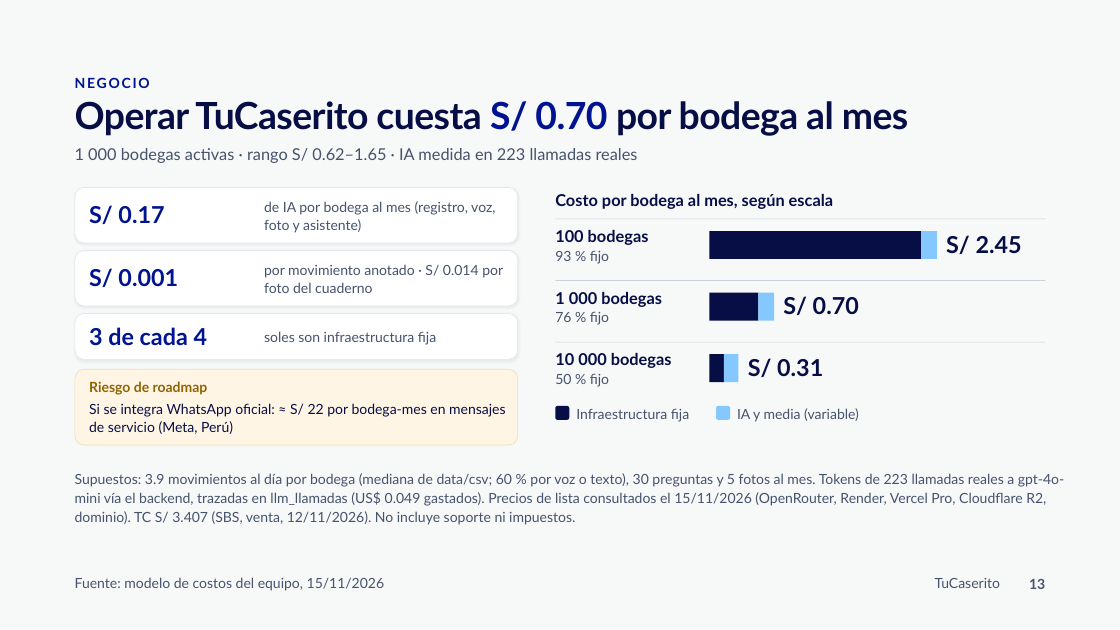
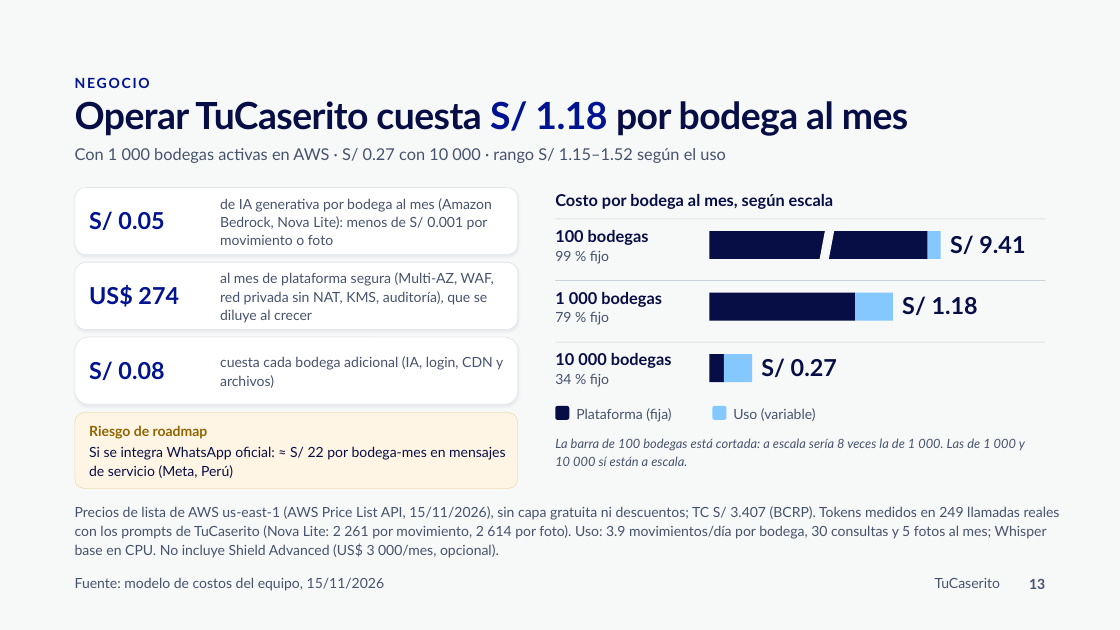
Before and after one commit to 24pedro24daniel-prog/Hackathon_BBVA_Equipo_7, a slide deck: slide 13 of media/ppt/TuCaserito Pitch BBVA.pptx. Drawn at 1120x630 pixels with LibreOffice and Linux fonts; fonts in the diff are those of the drawing. Boxes give left, top, right and bottom in pixels: in the first picture for what was removed or moved away, otherwise in the second. Text is boxed around its words. In the diff, an @@ line names an element or a change of style, - is before the commit and + after.

```diff
--- a/media/ppt/TuCaserito Pitch BBVA.pptx
+++ b/media/ppt/TuCaserito Pitch BBVA.pptx
@@ title at [75,101,908,136]: text changed @@
-Operar TuCaserito cuesta S/ 0.70 por bodega al mes
+Operar TuCaserito cuesta S/ 1.18 por bodega al mes
@@ text at [75,148,725,163]: text changed @@
-1 000 bodegas activas · rango S/ 0.62–1.65 · IA medida en 223 llamadas reales
+Con 1 000 bodegas activas en AWS · S/ 0.27 con 10 000 · rango S/ 1.15–1.52 según el uso
@@ rounded rectangle: place and size @@
-rounded rectangle at [75,187,518,243]
+rounded rectangle at [75,187,518,255]
@@ text at [220,198,492,245]: text changed @@
-de IA por bodega al mes (registro, voz, foto y asistente)
+de IA generativa por bodega al mes (Amazon Bedrock, Nova Lite): menos de S/ 0.001 por movimiento o foto
@@ text at [89,211,164,230]: text changed @@
-S/ 0.17
+S/ 0.05
@@ rectangle: place and size @@
-rectangle at [709,231,921,259]
+rectangle at [709,231,928,259]
@@ parallelogram added at [818,225,835,265], fill #F7F8F8 @@
@@ rectangle: place and size @@
-rectangle at [922,231,938,259]
+rectangle at [928,231,941,259]
@@ text at [950,235,1025,254]: text changed @@
-S/ 2.45
+S/ 9.41
@@ rounded rectangle: place and size @@
-rounded rectangle at [75,250,518,306]
+rounded rectangle at [75,262,518,329]
@@ text at [555,250,609,264]: text changed @@
-93 % fijo
+99 % fijo
@@ text added at [89,284,179,307], 20 pt, text #001391, bold @@
+US$ 274
@@ text at [220,272,494,323]: text changed @@
-por movimiento anotado · S/ 0.014 por foto del cuaderno
+al mes de plataforma segura (Multi-AZ, WAF, red privada sin NAT, KMS, auditoría), que se diluye al crecer
@@ rectangle: place and size @@
-rectangle at [709,292,758,320]
+rectangle at [709,292,854,320]
@@ rectangle: place and size @@
-rectangle at [759,292,775,320]
+rectangle at [855,292,893,320]
@@ text at [902,296,978,315]: text changed @@
-S/ 0.70
+S/ 1.18
@@ text removed at [89,327,208,346] @@
-3 de cada 4
@@ text at [555,311,609,325]: text changed @@
-76 % fijo
+79 % fijo
@@ rounded rectangle: place and size @@
-rounded rectangle at [75,313,518,360]
+rounded rectangle at [75,337,518,404]
@@ vertical alignment top to middle in 5 elements at [89,211,164,230], [220,198,492,245], [220,272,494,323], [89,361,164,380], [220,356,503,388] @@
@@ text at [220,356,503,388]: text changed @@
-soles son infraestructura fija
+cuesta cada bodega adicional (IA, login, CDN y archivos)
@@ rectangle: place and size @@
-rectangle at [724,355,739,382]
+rectangle at [724,355,753,382]
@@ text at [761,358,837,377]: text changed @@
-S/ 0.31
+S/ 0.27
@@ text at [89,361,164,380]: text changed @@
-S/ 0.001
+S/ 0.08
@@ text at [555,373,609,387]: text changed @@
-50 % fijo
+34 % fijo
@@ 2 texts, 1 rounded rectangle: place and size @@
-2 texts, 1 rounded rectangle at [75,370,518,445]
+2 texts, 1 rounded rectangle at [75,413,518,488]
@@ text at [576,408,671,422]: text changed @@
-Infraestructura fija
+Plataforma (fija)
@@ rounded rectangle: place and size @@
-rounded rectangle at [716,406,730,420]
+rounded rectangle at [712,406,727,420]
@@ text at [733,408,816,421]: text changed @@
-IA y media (variable)
+Uso (variable)
@@ text added at [555,438,1025,466], 11 pt, text #46536D, italic @@
+La barra de 100 bodegas está cortada: a escala sería 8 veces la de 1 000. Las de 1 000 y 10 000 sí están a escala.
@@ text at [75,506,1060,558]: text changed @@
-Supuestos: 3.9 movimientos al día por bodega (mediana de data/csv; 60 % por voz o texto), 30 preguntas y 5 fotos al mes. Tokens de 223 llamadas reales a gpt-4o-mini vía el backend, trazadas en llm_llamadas (US$ 0.049 gastados). Precios de lista consultados el 15/11/2026 (OpenRouter, Render, Vercel Pro, Cloudflare R2, dominio). TC S/ 3.407 (SBS, venta, 12/11/2026). No incluye soporte ni impuestos.
+Precios de lista de AWS us-east-1 (AWS Price List API, 15/11/2026), sin capa gratuita ni descuentos; TC S/ 3.407 (BCRP). Tokens medidos en 249 llamadas reales con los prompts de TuCaserito (Nova Lite: 2 261 por movimiento, 2 614 por foto). Uso: 3.9 movimientos/día por bodega, 30 consultas y 5 fotos al mes; Whisper base en CPU. No incluye Shield Advanced (US$ 3 000/mes, opcional).
```
Also in this commit, not shown: 4 other slides changed, 1 slide added.
